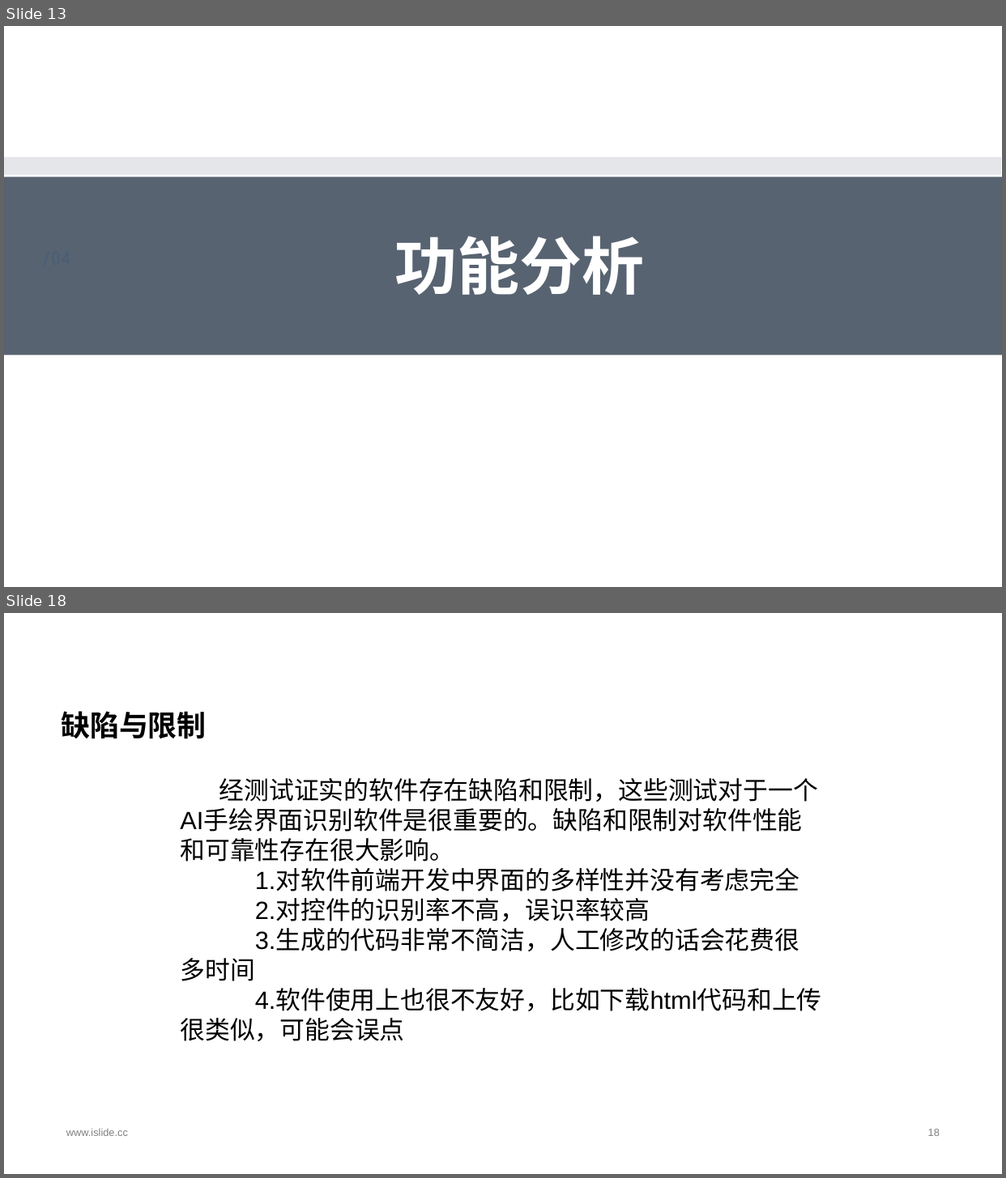
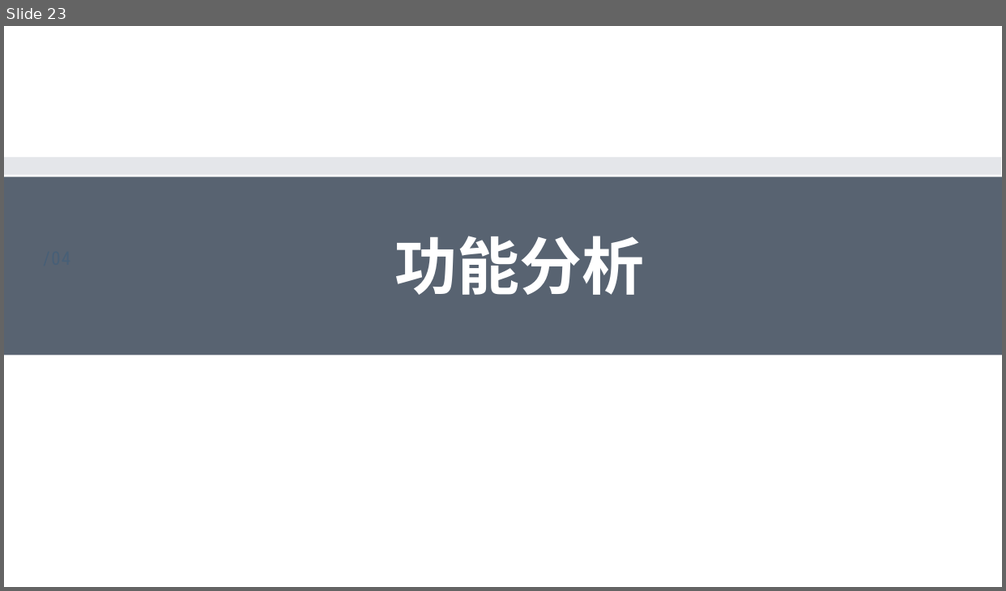
Before and after one commit to MSE-925/Sketch2codeTest, a slide deck: 现代软件工程最终(1).pptx. Shown one above the other, each under a label of ours: slides 13 and 18 before the commit, slide 23 after it; the slides between them are not shown. The pictures are 1006x1178 and 1006x591 pixels, drawn with LibreOffice and Linux fonts; fonts in the diff are those of the drawing; background and template pictures are left out. Boxes give left, top, right and bottom in pixels: in the first picture for what was removed or moved away, otherwise in the second. Text is boxed around its words. In the diff, an @@ line names an element or a change of style, - is before the commit and + after.

Commit message:
修改ppt

```diff
--- a/现代软件工程最终(1).pptx
+++ b/现代软件工程最终(1).pptx
@@ slide 18 removed at (4, 613, 1002, 1174), background #FFFFFF @@
@@ title removed at (61, 711, 206, 739) @@
-缺陷与限制
@@ text removed at (180, 778, 822, 1041) @@
-经测试证实的软件存在缺陷和限制，这些测试对于一个AI手绘界面识别软件是很重要的。缺陷和限制对软件性能和可靠性存在很大影响。
-1.对软件前端开发中界面的多样性并没有考虑完全
-2.对控件的识别率不高，误识率较高
-3.生成的代码非常不简洁，人工修改的话会花费很多时间
-4.软件使用上也很不友好，比如下载html代码和上传很类似，可能会误点
@@ text removed at (66, 1129, 128, 1136) @@
-www.islide.cc
@@ page number removed at (928, 1129, 940, 1136) @@
-18
@@ what was slide 13 is now slide 23 @@
```
Also in this commit, not shown: 6 slides changed, 22 slides added, 9 other slides removed, 1 other file.
